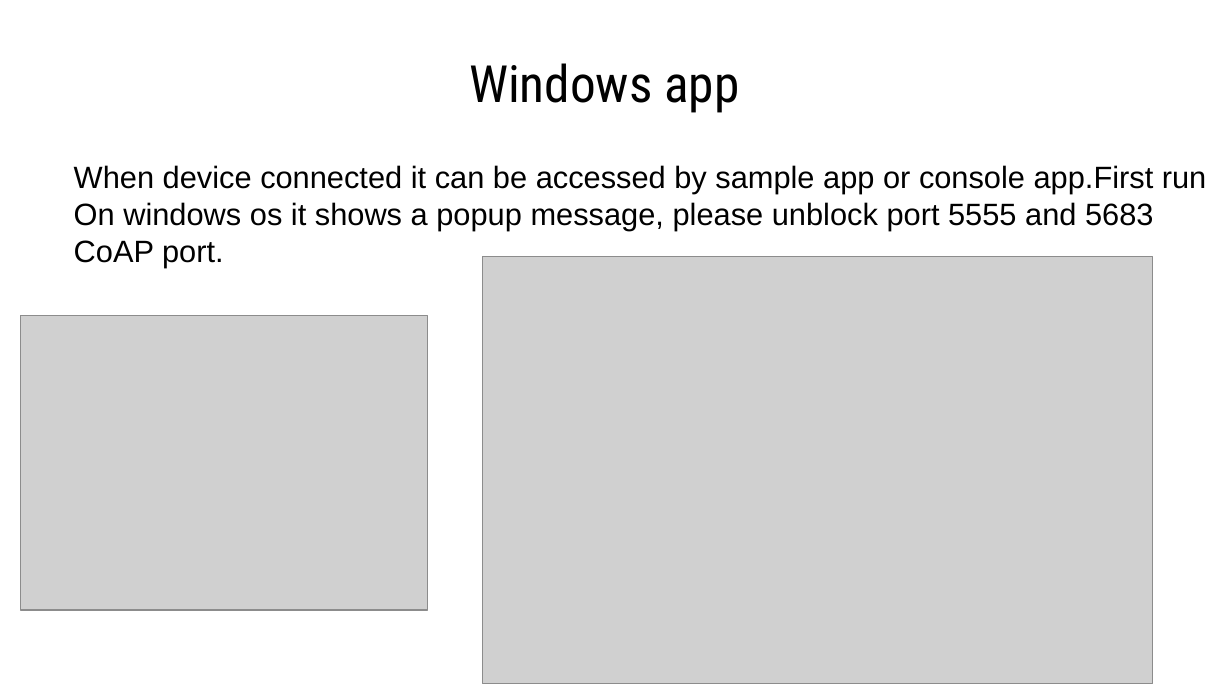
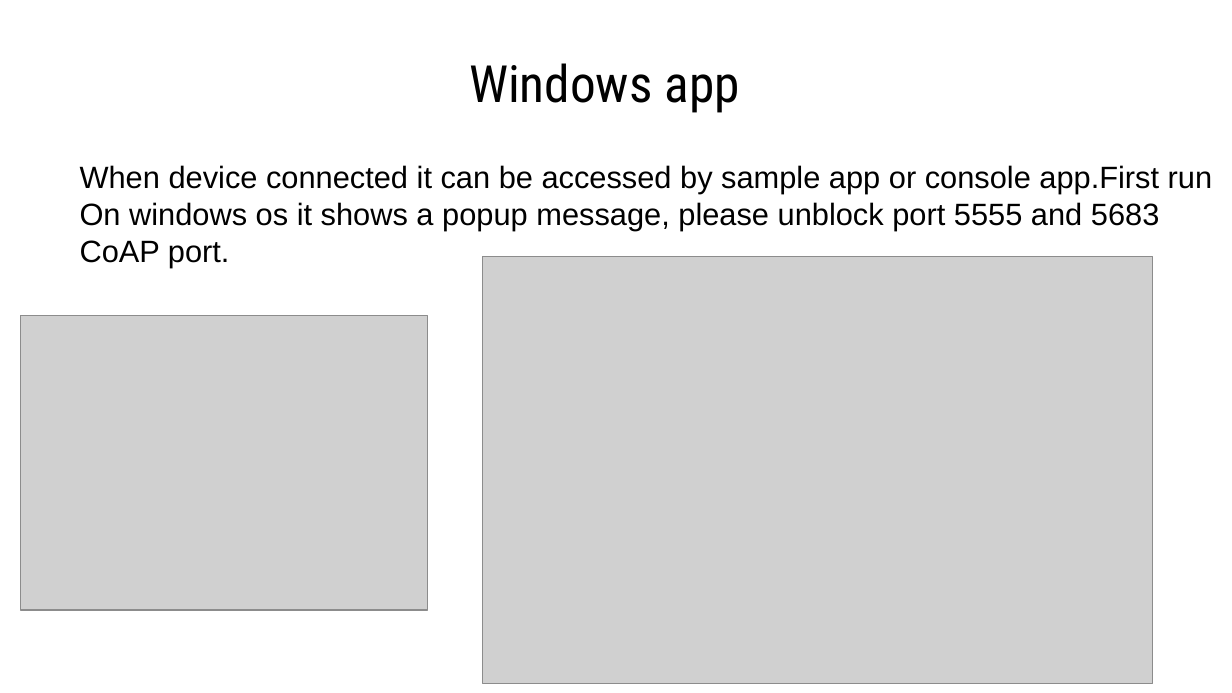
Before and after one commit to natashaiwscope/iot_hw, a slide deck: slide 13 of ppt/wireless.pptx. Drawn at 1232x693 pixels with LibreOffice and Linux fonts; fonts in the diff are those of the drawing; grey boxes stand for pictures. Boxes give left, top, right and bottom in pixels: in the first picture for what was removed or moved away, otherwise in the second. Text is boxed around its words. In the diff, an @@ line names an element or a change of style, - is before the commit and + after.

```diff
--- a/ppt/wireless.pptx
+++ b/ppt/wireless.pptx
@@ text "When device connected it can ...": place and size @@
-text "When device connected it can ..." at <box>74,165,1206,267</box>
+text "When device connected it can ..." at <box>80,165,1212,267</box>
```
Also in this commit, not shown: 8 other slides changed.
